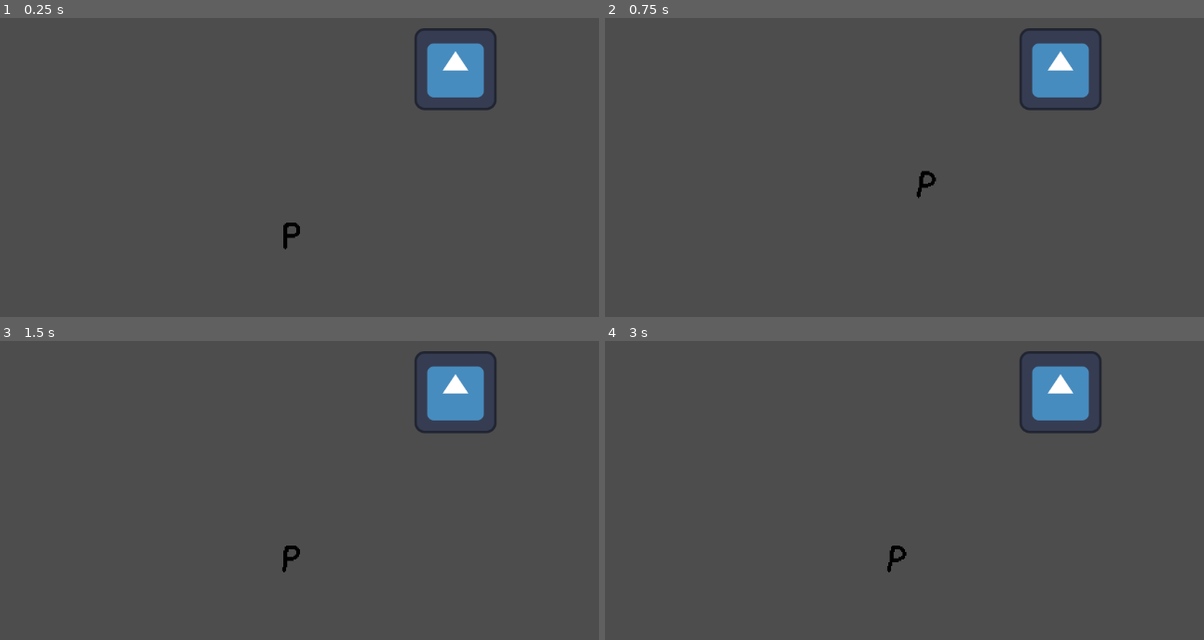
Above: before the commit, frames 1-4 (two rows, left to right).
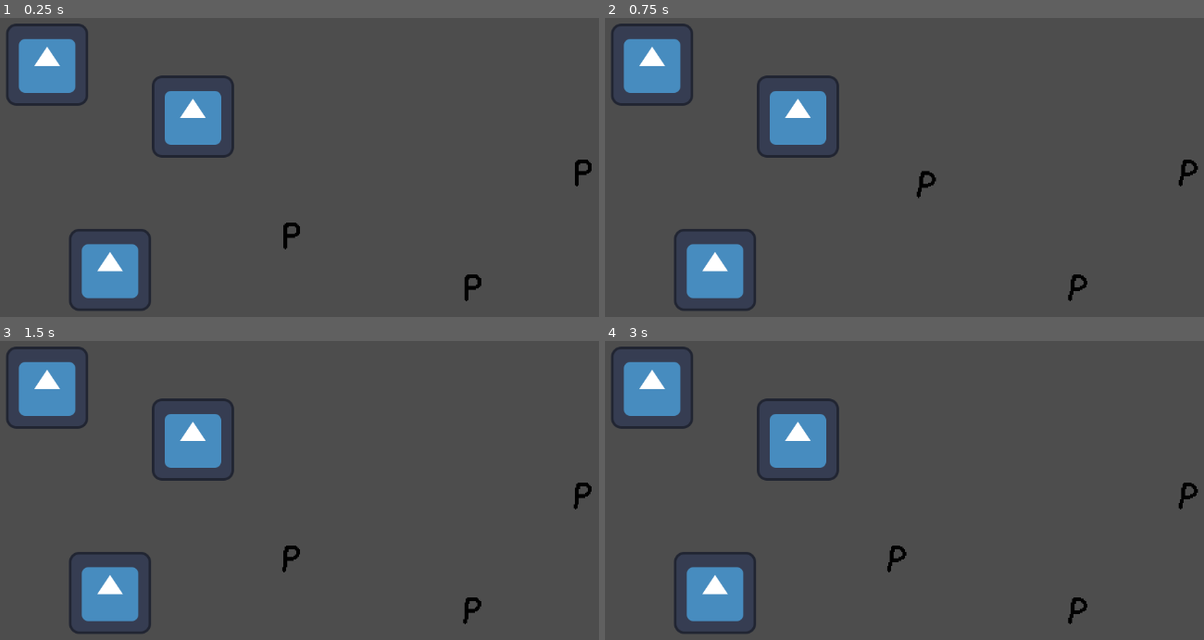
Above: after the commit, the same moments.

Repository: ligen131/equal_to_p
Game: Godot game, scene res://levels/test_level/test_level.tscn
The game is run twice, just before and just after one commit, with the same random seed, the same clock (stepped at 60 frames per second) and the same inputs. The engine's default icon, where the game draws it, is replaced by a stand-in: a white triangle on a blue panel in a dark square.
Inputs (mouse positions are in pixels of both pictures, inside the frame that each line leads up to):
- Up to frame 1 (0.25 s): no input
- Up to frame 2 (0.75 s): drag from (898, 236) to (988, 80) at 0.52 s
- Up to frame 3 (1.5 s): drag from (161, 517) to (293, 559) at 1.27 s
- Up to frame 4 (3 s): move the mouse to (988, 403) at 2.02 s; click (988, 403) at 2.17 s; drag from (874, 580) to (688, 433) at 2.77 s

The runs differ from the first frame. In frame 1, 9.0% of the frame differs, in the area x 1-99%, y 1-98%; in frame 2, 9.0%; in frame 3, 9.0%; in frame 4, 9.0%.

Commit message:
card 和 block 附着逻辑

Diff:
--- a/levels/test_level/test_level.tscn
+++ b/levels/test_level/test_level.tscn
@@ -2,12 +2,24 @@
 
 [ext_resource type="PackedScene" uid="uid://cother2aiigge" path="res://levels/base_level/base_level.tscn" id="1_pi7md"]
 [ext_resource type="PackedScene" uid="uid://b223s12rqgt4h" path="res://objects/card/card.tscn" id="3_7ollh"]
-[ext_resource type="PackedScene" uid="uid://babd8t1osepux" path="res://objects/space/space.tscn" id="4_53fye"]
+[ext_resource type="PackedScene" uid="uid://ckjmjwywh78fe" path="res://objects/block/block.tscn" id="3_w7gya"]
 
 [node name="BaseLevel" instance=ExtResource("1_pi7md")]
 
-[node name="Space" parent="." index="0" instance=ExtResource("4_53fye")]
-position = Vector2(806, 162)
+[node name="Block" parent="." index="0" instance=ExtResource("3_w7gya")]
+position = Vector2(269, 476)
 
-[node name="Card" parent="." index="1" instance=ExtResource("3_7ollh")]
+[node name="Block2" parent="." index="1" instance=ExtResource("3_w7gya")]
+position = Vector2(398, 237)
+
+[node name="Block3" parent="." index="2" instance=ExtResource("3_w7gya")]
+position = Vector2(171, 156)
+
+[node name="Card" parent="." index="3" instance=ExtResource("3_7ollh")]
 position = Vector2(552, 421)
+
+[node name="Card2" parent="." index="4" instance=ExtResource("3_7ollh")]
+position = Vector2(1006, 323)
+
+[node name="Card3" parent="." index="5" instance=ExtResource("3_7ollh")]
+position = Vector2(834, 502)
--- /dev/null
+++ b/objects/block/block.gd
@@ -0,0 +1,7 @@
+extends Area2D
+
+func _on_area_entered(area: Card):
+	area.on_area_entered(position)
+
+func _on_area_exited(area: Card):
+	area.on_area_exited()
--- /dev/null
+++ b/objects/block/block.tscn
@@ -0,0 +1,20 @@
+[gd_scene load_steps=4 format=3 uid="uid://ckjmjwywh78fe"]
+
+[ext_resource type="Script" path="res://objects/block/block.gd" id="1_11h57"]
+[ext_resource type="Texture2D" uid="uid://u7iwt4hyuw48" path="res://icon.svg" id="2_henln"]
+
+[sub_resource type="RectangleShape2D" id="RectangleShape2D_3if4e"]
+size = Vector2(64, 64)
+
+[node name="Block" type="Area2D"]
+script = ExtResource("1_11h57")
+
+[node name="CollisionShape2D" type="CollisionShape2D" parent="."]
+shape = SubResource("RectangleShape2D_3if4e")
+
+[node name="Icon" type="Sprite2D" parent="."]
+position = Vector2(-1, -1)
+texture = ExtResource("2_henln")
+
+[connection signal="area_entered" from="." to="." method="_on_area_entered"]
+[connection signal="area_exited" from="." to="." method="_on_area_exited"]
--- a/objects/card/card.gd
+++ b/objects/card/card.gd
@@ -1,12 +1,18 @@
 extends Area2D
+
+class_name Card
 
 var is_dragging = false
 var origin_position: Vector2
+var is_area_entered = false
+var new_position: Vector2
 
 func _ready():
 	origin_position = position
 
 func _on_mouse_release():
+	if is_area_entered:
+		origin_position = new_position
 	position = origin_position
 	is_dragging = false
 
@@ -23,3 +29,10 @@
 		_on_mouse_release()
 	if is_dragging:
 		global_position = get_global_mouse_position()
+
+func on_area_entered(pos: Vector2) -> void:
+	is_area_entered = true
+	new_position = pos
+
+func on_area_exited() -> void:
+	is_area_entered = false
